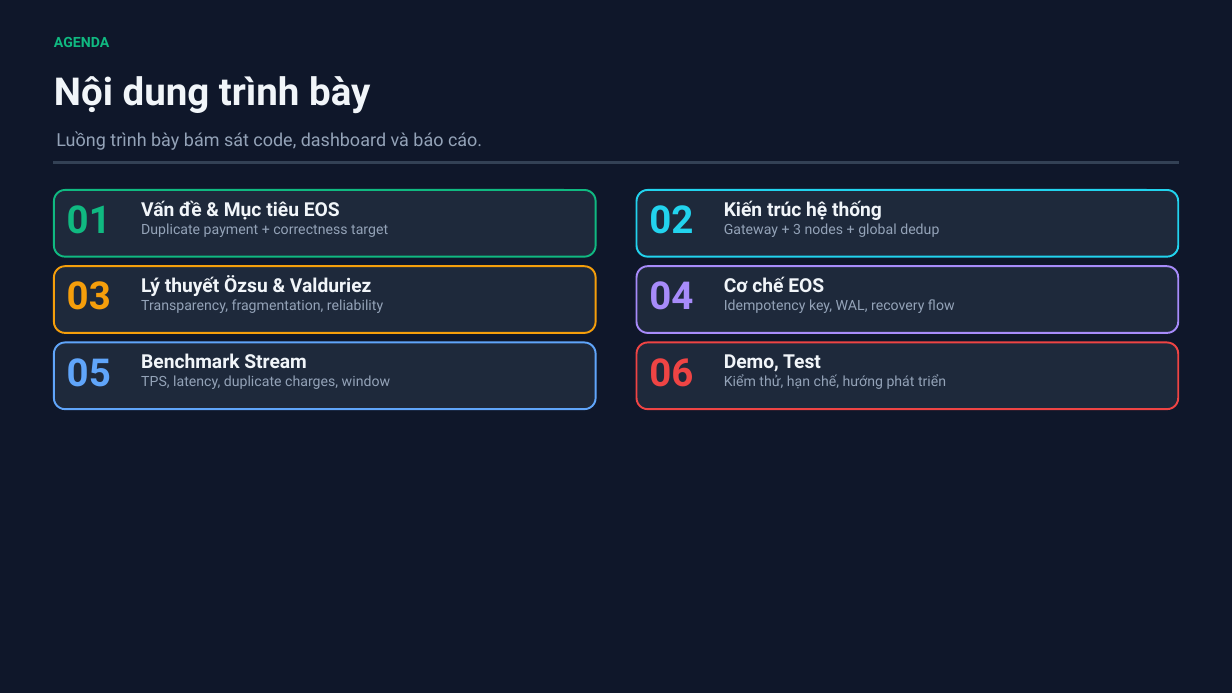
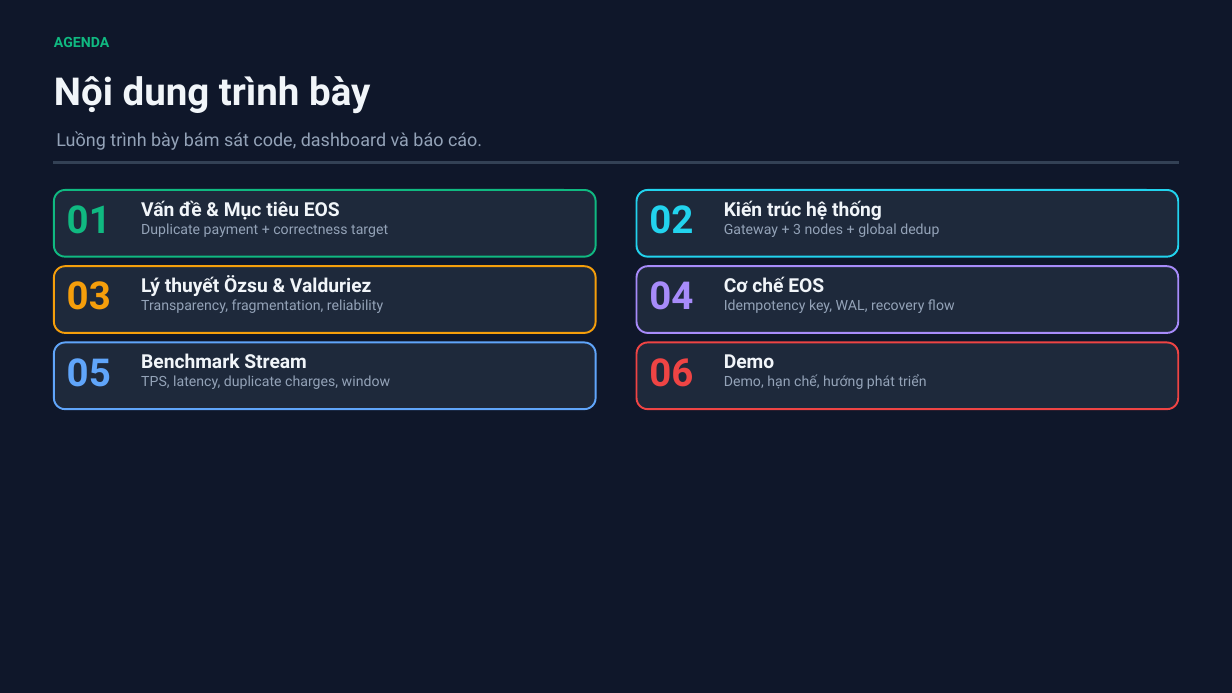
Before and after one commit to h-phuong2809/EOS-Payment-System, a slide deck: slide 2 of docs/EOS_Payment_Improved.pptx. Drawn at 1232x693 pixels with LibreOffice and Linux fonts; fonts in the diff are those of the drawing. Boxes give left, top, right and bottom in pixels: in the first picture for what was removed or moved away, otherwise in the second. Text is boxed around its words. In the diff, an @@ line names an element or a change of style, - is before the commit and + after.

```diff
--- a/docs/EOS_Payment_Improved.pptx
+++ b/docs/EOS_Payment_Improved.pptx
@@ text at [724,354,927,389]: text changed @@
-Demo, Test
-Kiểm thử, hạn chế, hướng phát triển
+Demo
+Demo, hạn chế, hướng phát triển
```
Also in this commit, not shown: 18 other files.
